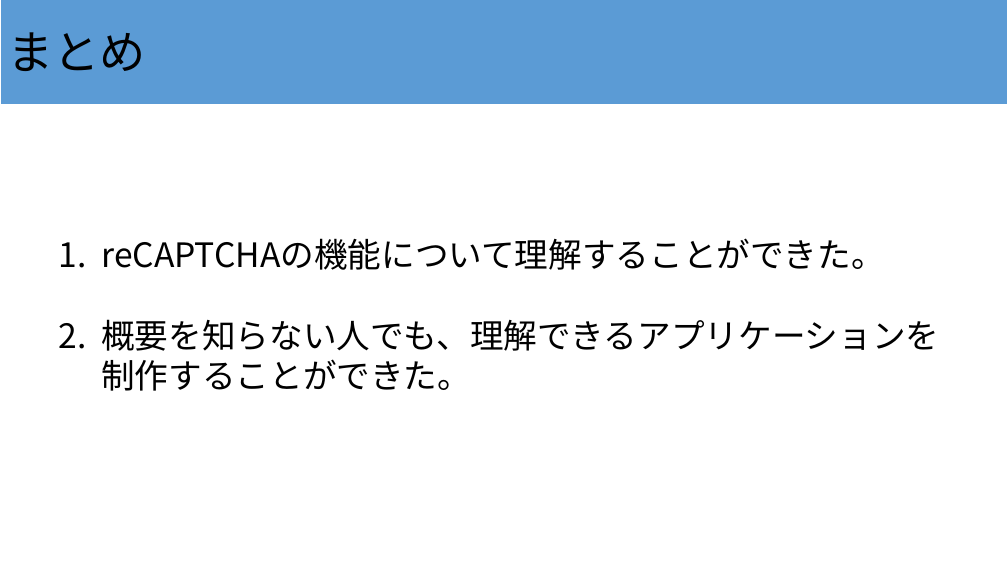
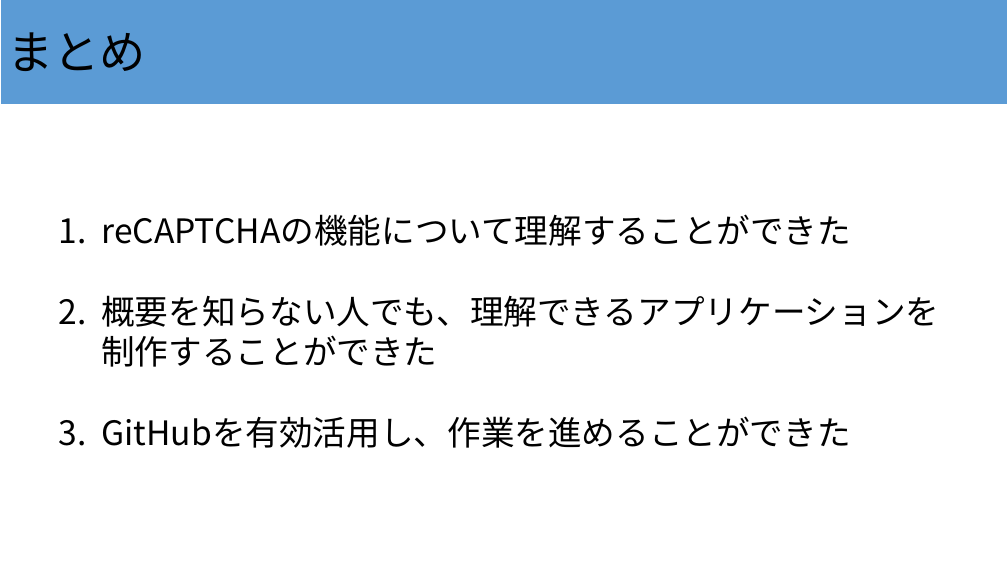
Before and after one commit to tdu-isl/ProjectDeliverables, a slide deck: slide 7 of 2022/psemi2022/GroupA/発表スライド/GroupA発表スライド.pptx. Drawn at 1008x567 pixels with LibreOffice and Linux fonts; fonts in the diff are those of the drawing. Boxes give left, top, right and bottom in pixels: in the first picture for what was removed or moved away, otherwise in the second. Text is boxed around its words. In the diff, an @@ line names an element or a change of style, - is before the commit and + after.

```diff
--- a/2022/psemi2022/GroupA/発表スライド/GroupA発表スライド.pptx
+++ b/2022/psemi2022/GroupA/発表スライド/GroupA発表スライド.pptx
@@ text at [101,214,939,448]: text changed @@
-1. reCAPTCHAの機能について理解することができた。
-2. 概要を知らない人でも、理解できるアプリケーションを制作することができた。
+1. reCAPTCHAの機能について理解することができた
+2. 概要を知らない人でも、理解できるアプリケーションを制作することができた
+3. GitHubを有効活用し、作業を進めることができた
```
Also in this commit, not shown: 1 other slide changed, 1 other file.
